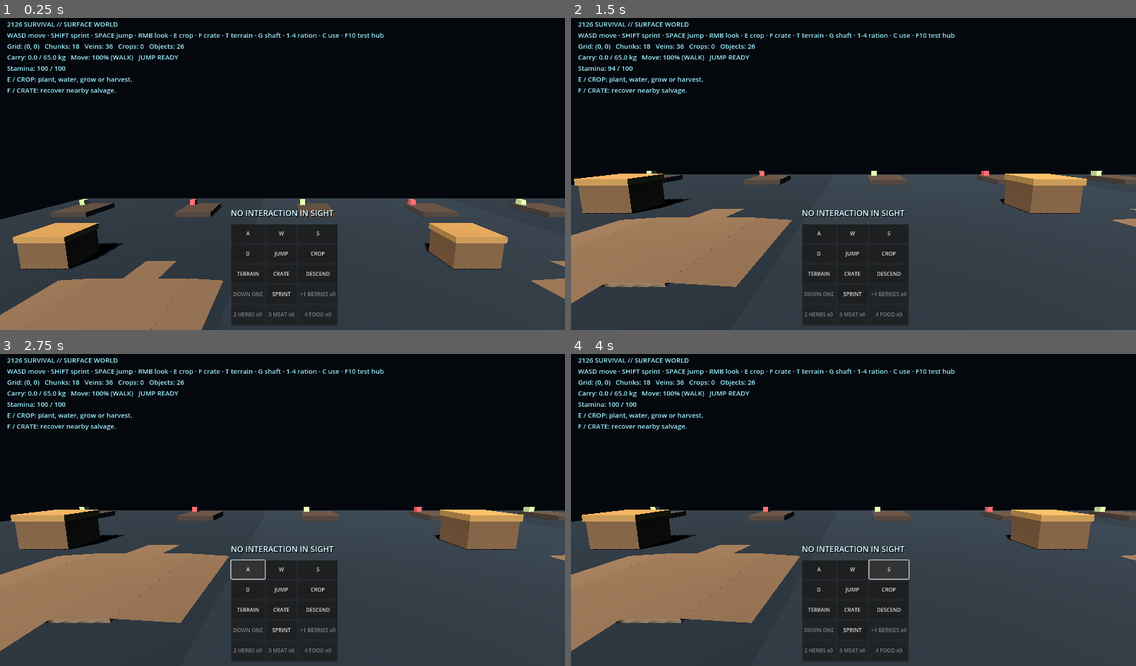
Above: before the commit, frames 1-4 (two rows, left to right).
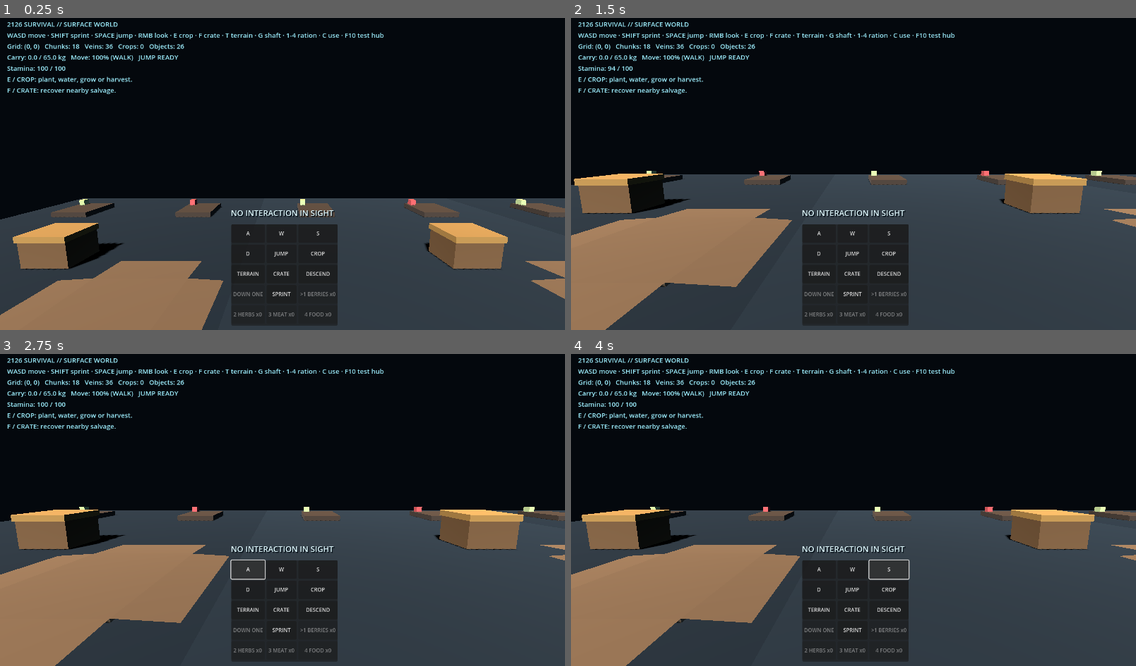
Above: after the commit, the same moments.

Repository: qaqp980520-prog/2126-Survival
Game: Godot game, scene res://world/SurfaceWorld.tscn
Two runs of this game, one before a commit and one after it. Both use one fixed random seed, a clock stepped at 60 frames per second and the inputs below.
Inputs (mouse positions are in pixels of both pictures, inside the frame that each line leads up to):
- Up to frame 1 (0.25 s): no input
- Up to frame 2 (1.5 s): tap Enter at 0.5 s; move the mouse to (977, 155) at 0.52 s; hold Right 0.53-1.25 s; tap Q at 0.6 s; click (977, 155) at 0.67 s; tap Space at 0.77 s; drag from (740, 186) to (825, 236) at 1.27 s
- Up to frame 3 (2.75 s): click "A" at 2 s
- Up to frame 4 (4 s): click "W" at 2.75 s; click "S" at 3.5 s

The runs differ from the first frame. In frame 1, 0.7% of the frame differs, in the area x 2-100%, y 77-100%; in frame 2, 1.7%; in frame 3, 1.9%, in the area x 0-100%, y 61-100%; in frame 4, 1.9%.

Commit message:
Align terrain ramp visuals with collision slope geometry

Diff:
--- a/systems/SurfaceTerrainPatch.gd
+++ b/systems/SurfaceTerrainPatch.gd
@@ -163,6 +163,7 @@
 	_surface_mesh.position=_collision_shape.position
 	_surface_mesh.material_override=material
 	var angle: float = atan(height/EDGE_RAMP_RUN)
+	var slope_length: float = sqrt(EDGE_RAMP_RUN*EDGE_RAMP_RUN+height*height)
 	var half: float = PATCH_SIZE*0.5
 	var offset: float = half+EDGE_RAMP_RUN*0.5
 	for side in RAMP_SIDES:
@@ -170,6 +171,9 @@
 		if ramp_visual == null:
 			continue
 		ramp_visual.material_override=material
+		var plane := ramp_visual.mesh as PlaneMesh
+		if plane != null:
+			plane.size=Vector2(slope_length,PATCH_SIZE) if side == "east" or side == "west" else Vector2(PATCH_SIZE,slope_length)
 		match side:
 			"east":
 				ramp_visual.position=Vector3(offset,height*0.5,0.0)
@@ -185,4 +189,10 @@
 				ramp_visual.rotation=Vector3(angle,0.0,0.0)
 
 func get_edge_ramp_profile() -> Dictionary:
-	return {"run":EDGE_RAMP_RUN,"rise":get_top_height(),"sides":RAMP_SIDES.duplicate()}
+	var rise: float = get_top_height()
+	return {
+		"run":EDGE_RAMP_RUN,
+		"rise":rise,
+		"slope_length":sqrt(EDGE_RAMP_RUN*EDGE_RAMP_RUN+rise*rise),
+		"sides":RAMP_SIDES.duplicate()
+	}
--- a/tests/surface_terrain_patch_edge_transition_test.gd
+++ b/tests/surface_terrain_patch_edge_transition_test.gd
@@ -22,6 +22,7 @@
 		var profile: Dictionary = patch.call("get_edge_ramp_profile")
 		_expect(is_equal_approx(float(profile.get("rise",-1.0)),expected_height),"profile rise matches saved terrain height")
 		_expect(is_equal_approx(float(profile.get("run",-1.0)),PatchScript.EDGE_RAMP_RUN),"all edge ramps use the same run")
+		_expect(is_equal_approx(float(profile.get("slope_length",-1.0)),sqrt(PatchScript.EDGE_RAMP_RUN*PatchScript.EDGE_RAMP_RUN+expected_height*expected_height)),"visual slope length preserves exact horizontal run and vertical rise")
 		var body := patch.get_node_or_null("TerrainCollisionBody") as StaticBody3D
 		_expect(body != null,"terrain collision body exists")
 		if body == null:
